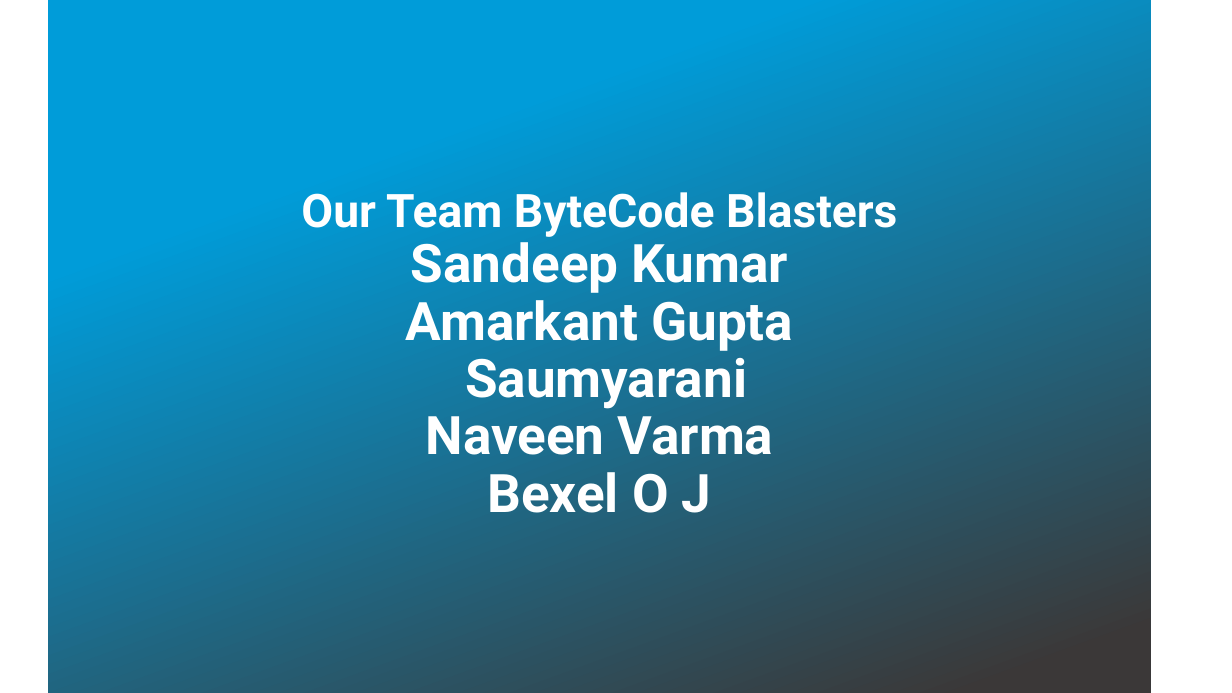
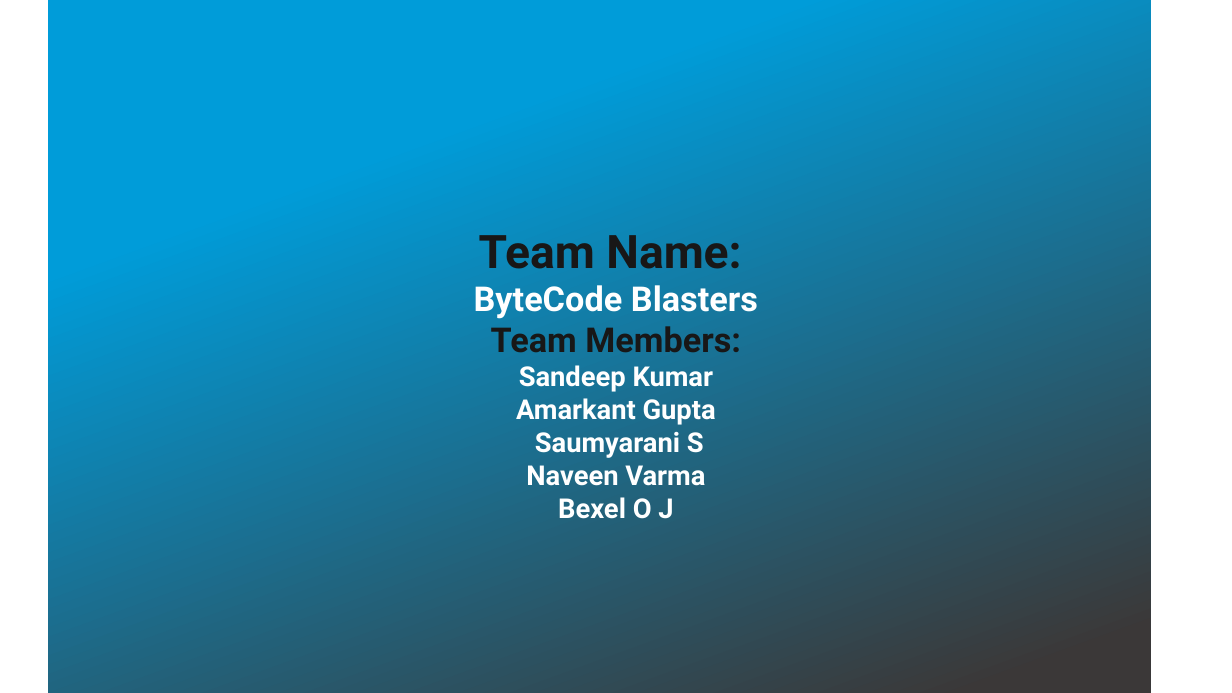
Before and after one commit to naveenvarma31/bytecodeblasters-PPT, a slide deck: slide 2 of Bytecode Blasters.pptx. Drawn at 1232x693 pixels with LibreOffice and Linux fonts; fonts in the diff are those of the drawing; background and template pictures are left out. Boxes give left, top, right and bottom in pixels: in the first picture for what was removed or moved away, otherwise in the second. Text is boxed around its words. In the diff, an @@ line names an element or a change of style, - is before the commit and + after.

```diff
--- a/Bytecode Blasters.pptx
+++ b/Bytecode Blasters.pptx
@@ title at (x1=474, y1=235, x2=758, y2=519): text changed; size 31 to 16 pt @@
-Our Team ByteCode Blasters
-Sandeep Kumar
-Amarkant Gupta
-Saumyarani
-Naveen Varma
-Bexel O J
+Team Name:
+ByteCode Blasters
+Team Members:
+Sandeep Kumar
+Amarkant Gupta
+Saumyarani S
+Naveen Varma
+Bexel O J
```
Also in this commit, not shown: 2 other slides changed, 2 slides added, 2 slides removed.
